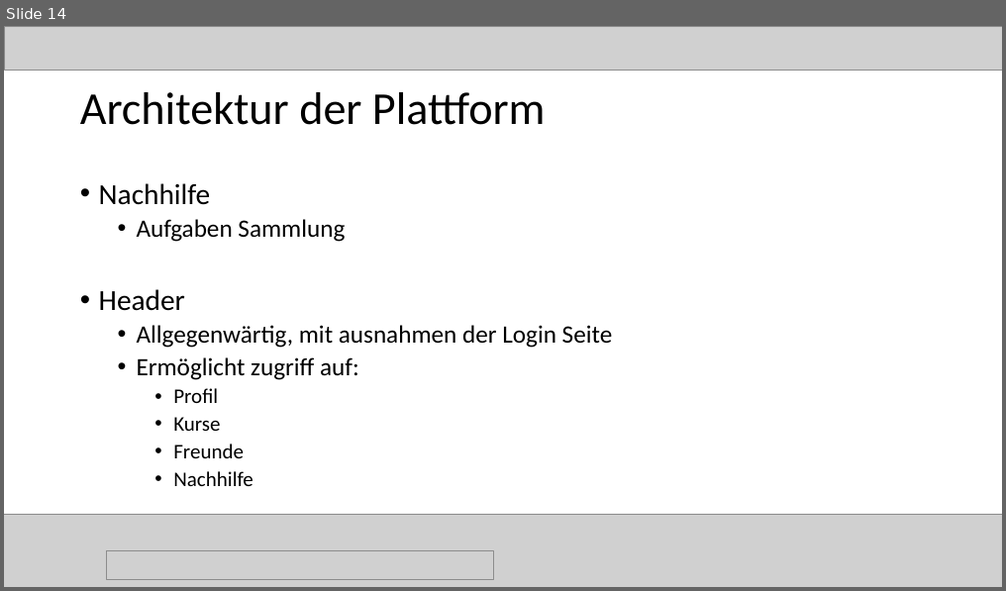
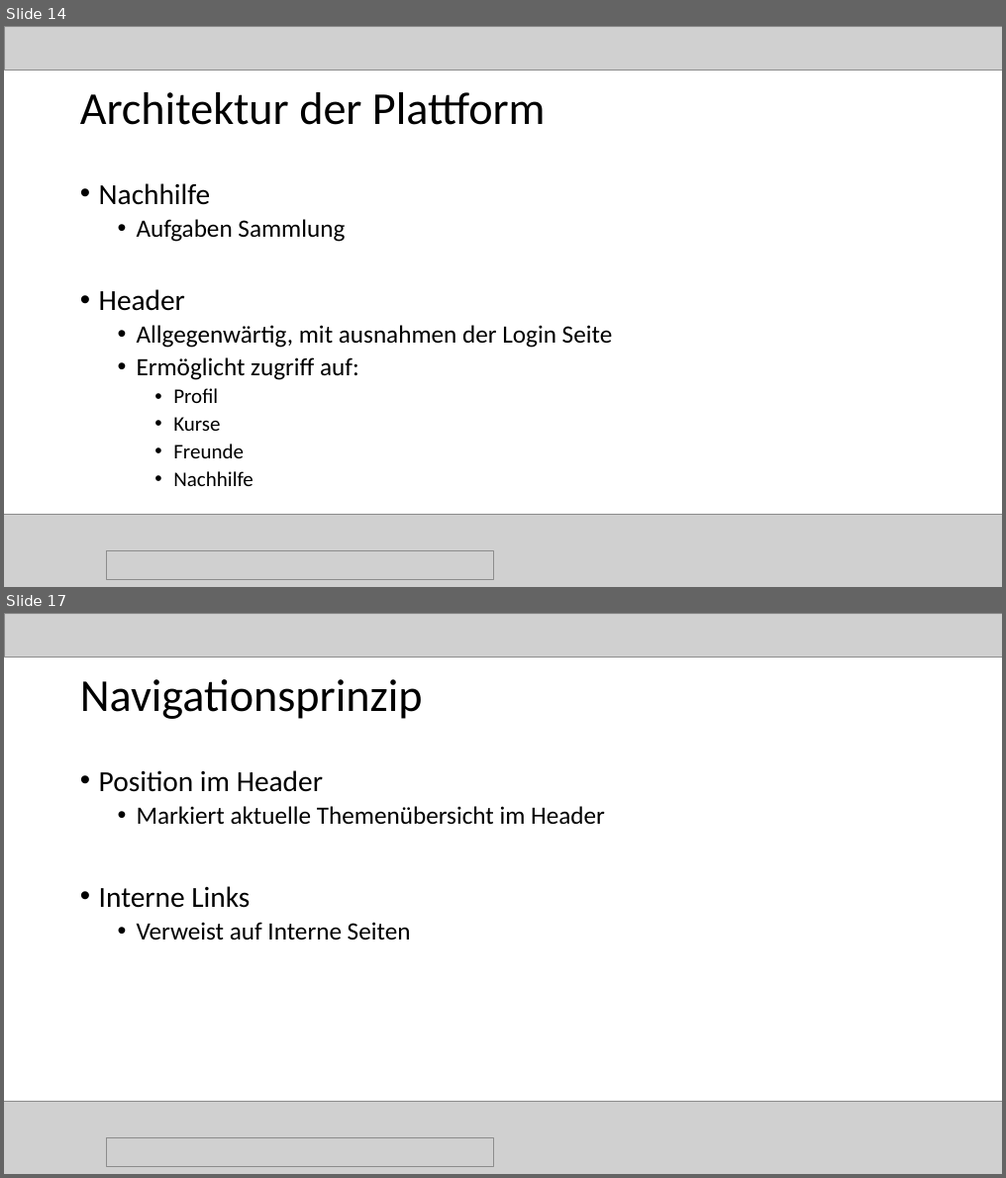
Before and after one commit to magharmi/StudentenFuerStudenten, a slide deck: websitePPneu.pptx. Shown one above the other, each under a label of ours: slide 14 before the commit, slides 14 and 17 after it; the slides between them are not shown. The pictures are 1006x591 and 1006x1178 pixels, drawn with LibreOffice and Linux fonts; fonts in the diff are those of the drawing; grey boxes stand for pictures. Boxes give left, top, right and bottom in pixels: in the first picture for what was removed or moved away, otherwise in the second. Text is boxed around its words. In the diff, an @@ line names an element or a change of style, - is before the commit and + after.

```diff
--- a/websitePPneu.pptx
+++ b/websitePPneu.pptx
@@ slide 17 added at (4,613,1002,1174), background #FFFFFF @@
@@ picture added at (4,613,1002,657) @@
@@ title added at (80,679,423,719), 44 pt, text #000000 @@
+Navigationsprinzip
@@ text added at (99,770,605,941), 24 pt, text #000000 @@
+• Position im Header
+  • Markiert aktuelle Themenübersicht im Header
+• Interne Links
+  • Verweist auf Interne Seiten
@@ picture added at (4,1101,1002,1174) @@
@@ picture added at (106,1138,494,1167) @@
```
Also in this commit, not shown: 5 other slides added, 2 slides removed, 1 other file.
